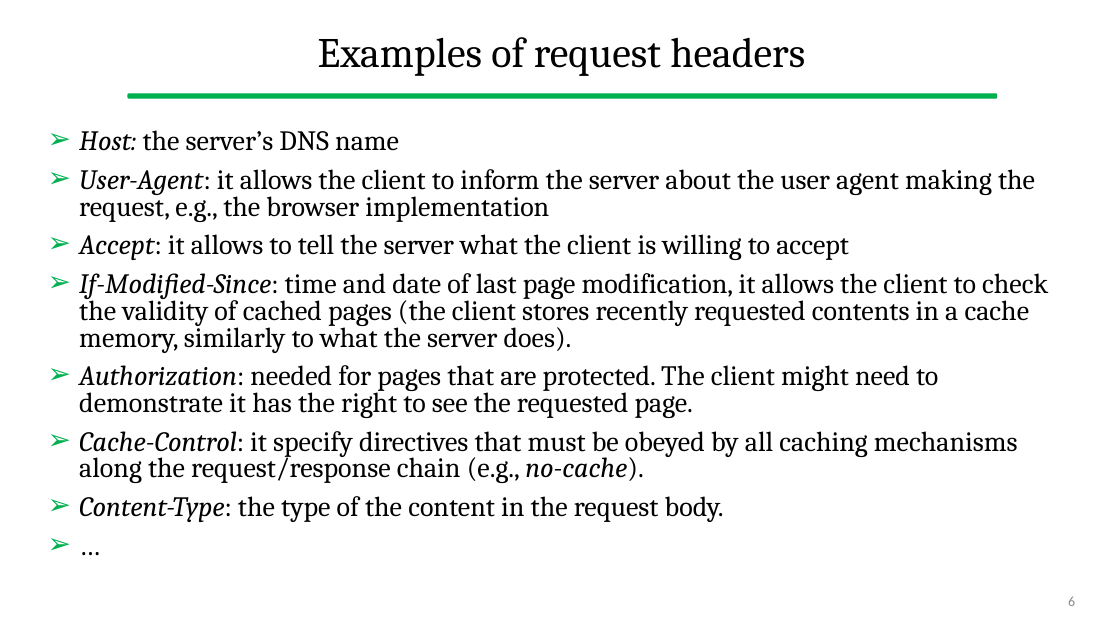
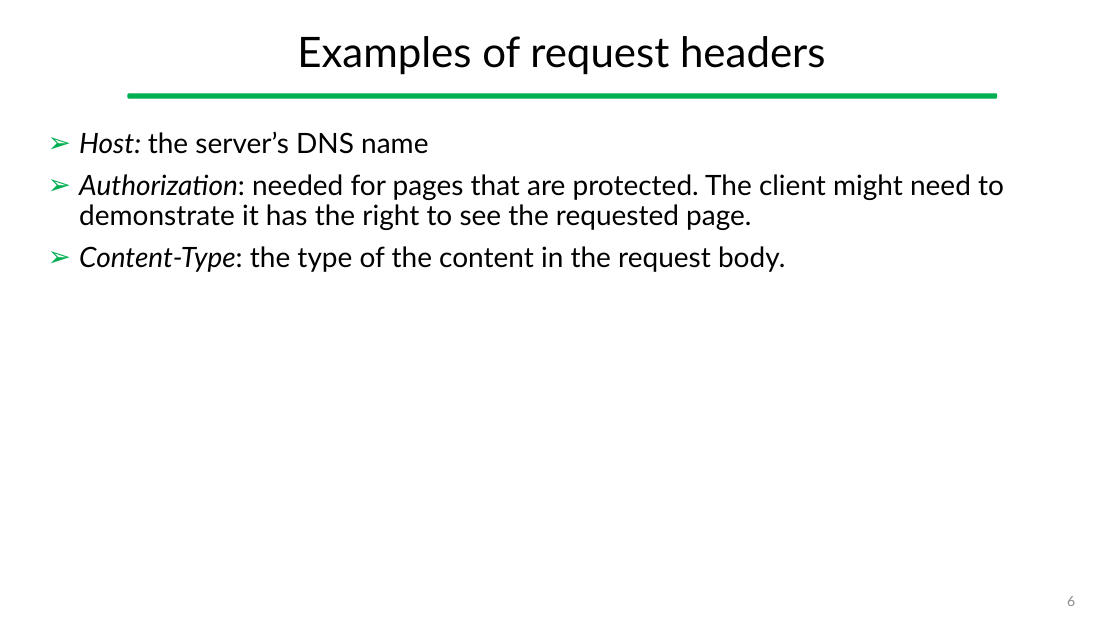
Before and after one commit to gcappon/bwthw, a slide deck: slide 6 of theory_05-http/theory_05-http.pptx. Drawn at 1120x630 pixels with LibreOffice and Linux fonts; fonts in the diff are those of the drawing. Boxes give left, top, right and bottom in pixels: in the first picture for what was removed or moved away, otherwise in the second. Text is boxed around its words. In the diff, an @@ line names an element or a change of style, - is before the commit and + after.

```diff
--- a/theory_05-http/theory_05-http.pptx
+++ b/theory_05-http/theory_05-http.pptx
@@ title "Examples of request headers" at bbox=[297, 36, 826, 75]: font Cambria to Lato @@
@@ text at bbox=[79, 132, 1004, 272]: paragraph removed @@
-➢ …
@@ text "Host: the server’s DNS name" at bbox=[79, 132, 1004, 272]: font Cambria to Lato; line spacing 0.8 to 0.9 @@
@@ text at bbox=[79, 169, 1048, 353]: paragraphs removed @@
-➢ User-Agent: it allows the client to inform the server about the user agent making the request, e.g., the browser implementation
-➢ Accept: it allows to tell the server what the client is willing to accept
-➢ If-Modified-Since: time and date of last page modification, it allows the client to check the validity of cached pages (the client stores recently requested contents in a cache memory, similarly to what the server does).
@@ text at bbox=[79, 431, 1018, 483]: paragraph removed @@
-➢ Cache-Control: it specify directives that must be obeyed by all caching mechanisms along the request/response chain (e.g., no-cache).
```
Also in this commit, not shown: 34 other slides changed, 2 slides added, 3 slides removed, 3 other files.
